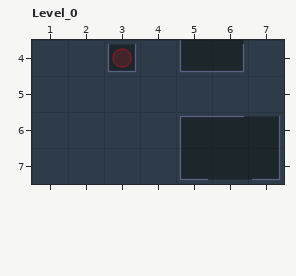
Two versions of a level (LDtk project, assets/test_level.ldtk). That is the earlier state.
Cells are 256x256 px. Shown: Level_0 x 1..7, y 4..7.
Once edited:
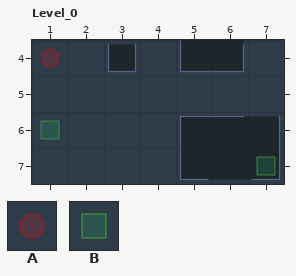
Key: from "Tileset_alt_limited_sizes2": A 6, B 18.
Objects are placed by their top-left corner, in cells (3,4 is the top-left corner of cell 3,4); size is 1x1 cell unless given.
The edit:
Layer "Interactables":
A new object: A "Player" at 1,4.
A new object: B "Box" at 1,6.
A new object: B "Box" at 7,7.
Object A "Player" at 3,4 is removed.
